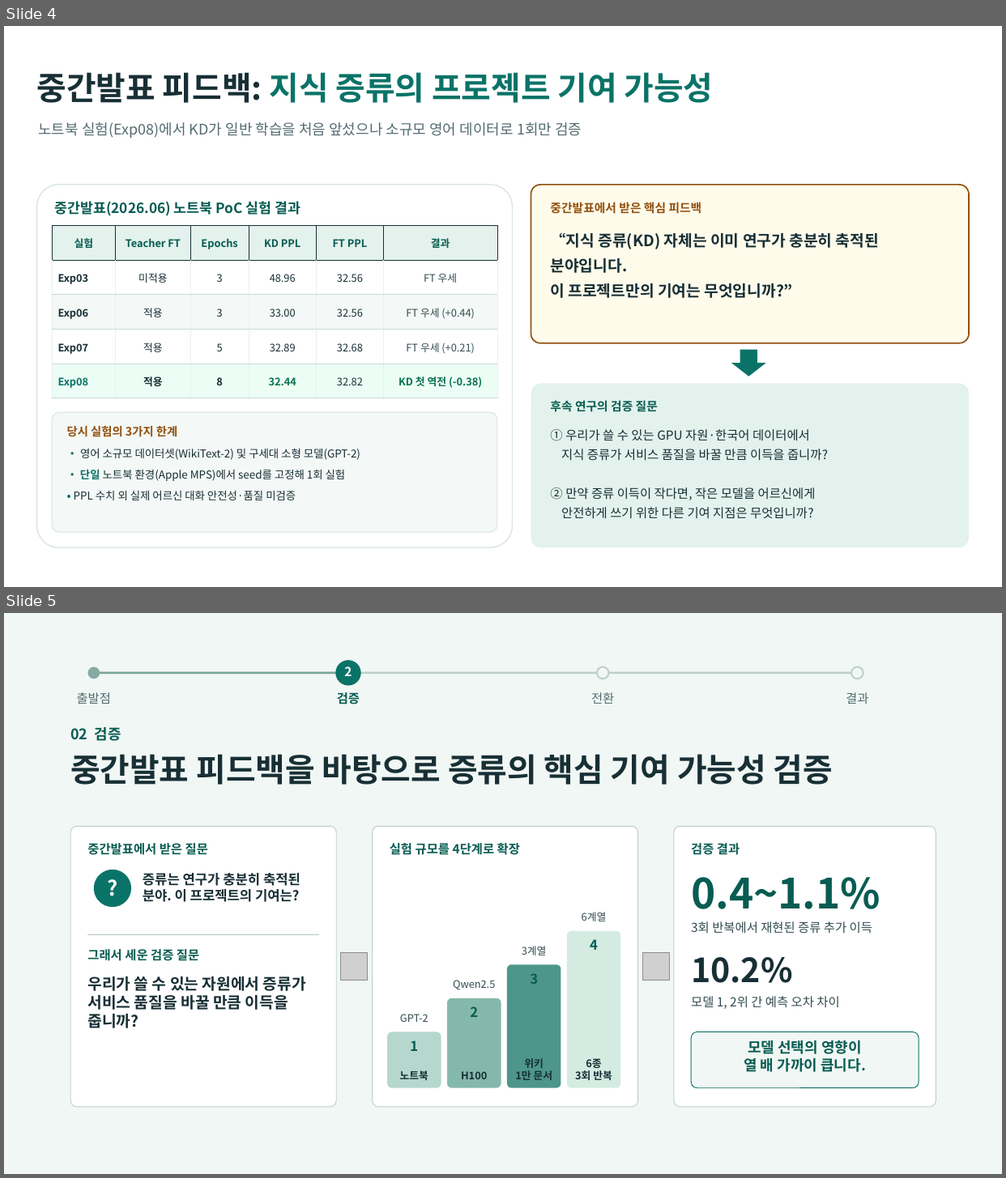
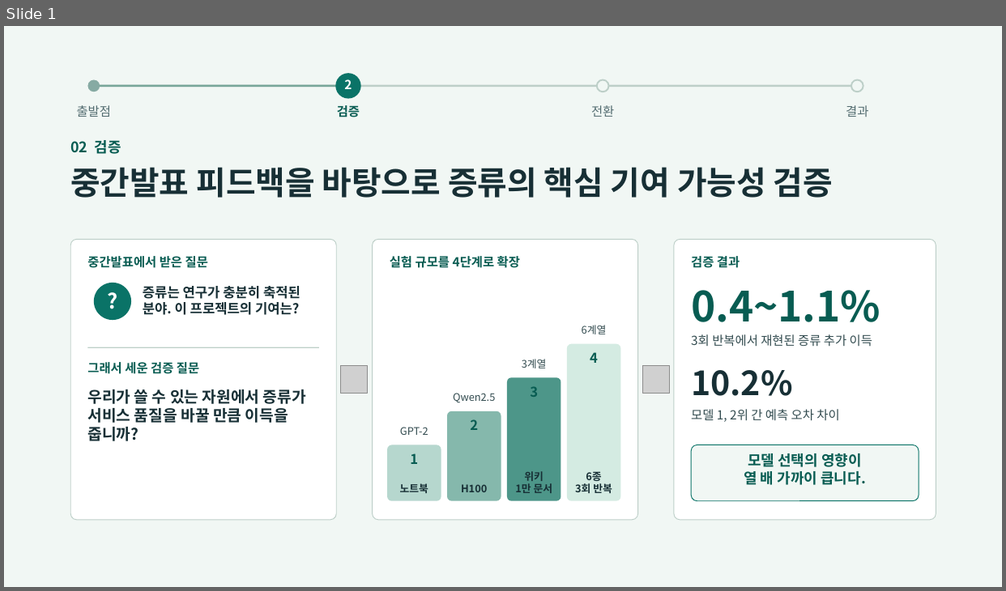
Before and after one commit to YOONPYOGitHub/knowledge-distillation, a slide deck: 261203_프로젝트_최종발표_ver3.0(GPT)_길량 수정.pptx. Shown one above the other, each under a label of ours: slides 4 and 5 before the commit, slide 1 after it. The pictures are 1006x1178 and 1006x591 pixels, drawn with LibreOffice and Linux fonts; fonts in the diff are those of the drawing; grey boxes stand for pictures. Boxes give left, top, right and bottom in pixels: in the first picture for what was removed or moved away, otherwise in the second. Text is boxed around its words. In the diff, an @@ line names an element or a change of style, - is before the commit and + after.

```diff
--- a/261203_프로젝트_최종발표_ver3.0(GPT)_길량 수정.pptx
+++ b/261203_프로젝트_최종발표_ver3.0(GPT)_길량 수정.pptx
@@ slide 4 removed at [4, 26, 1002, 587], background #FFFFFF @@
@@ text removed at [37, 72, 714, 103] @@
-중간발표 피드백: 지식 증류의 프로젝트 기여 가능성
@@ text removed at [38, 122, 582, 138] @@
-노트북 실험(Exp08)에서 KD가 일반 학습을 처음 앞섰으나 소규모 영어 데이터로 1회만 검증
@@ rounded rectangle removed at [37, 185, 513, 548] @@
@@ rounded rectangle removed at [531, 185, 969, 344] @@
@@ text removed at [55, 201, 300, 216] @@
-중간발표(2026.06) 노트북 PoC 실험 결과
@@ text removed at [550, 202, 702, 214] @@
-중간발표에서 받은 핵심 피드백
@@ table removed at [52, 226, 497, 399], 5 rows, 6 columns @@
-실험 | Teacher FT | Epochs | KD PPL | FT PPL | 결과
-Exp03 | 미적용 | 3 | 48.96 | 32.56 | FT 우세
-Exp06 | 적용 | 3 | 33.00 | 32.56 | FT 우세 (+0.44)
-Exp07 | 적용 | 5 | 32.89 | 32.68 | FT 우세 (+0.21)
-Exp08 | 적용 | 8 | 32.44 | 32.82 | KD 첫 역전 (-0.38)
@@ text removed at [550, 233, 879, 298] @@
-“지식 증류(KD) 자체는 이미 연구가 충분히 축적된 분야입니다.
-이 프로젝트만의 기여는 무엇입니까?”
@@ down arrow removed at [731, 349, 766, 377] @@
@@ rounded rectangle removed at [531, 384, 969, 548] @@
@@ rounded rectangle removed at [52, 412, 497, 532] @@
@@ text removed at [550, 400, 658, 412] @@
-후속 연구의 검증 질문
@@ text removed at [67, 426, 177, 437] @@
-당시 실험의 3가지 한계
@@ text removed at [550, 429, 828, 519] @@
-① 우리가 쓸 수 있는 GPU 자원·한국어 데이터에서
-지식 증류가 서비스 품질을 바꿀 만큼 이득을 줍니까?
-② 만약 증류 이득이 작다면, 작은 모델을 어르신에게
-안전하게 쓰기 위한 다른 기여 지점은 무엇입니까?
@@ text removed at [74, 448, 360, 501] @@
-• 영어 소규모 데이터셋(WikiText-2) 및 구세대 소형 모델(GPT-2)
-• 단일 노트북 환경(Apple MPS)에서 seed를 고정해 1회 실험
-• PPL 수치 외 실제 어르신 대화 안전성·품질 미검증
@@ what was slide 5 is now slide 1 @@
```
Also in this commit, not shown: 1 slide changed, 21 other slides removed, 9 other files.
